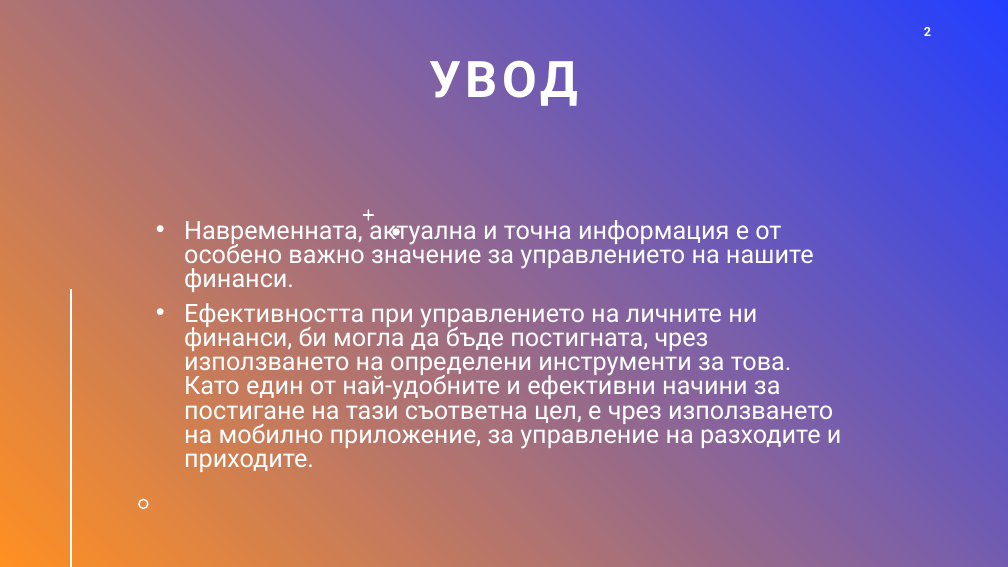
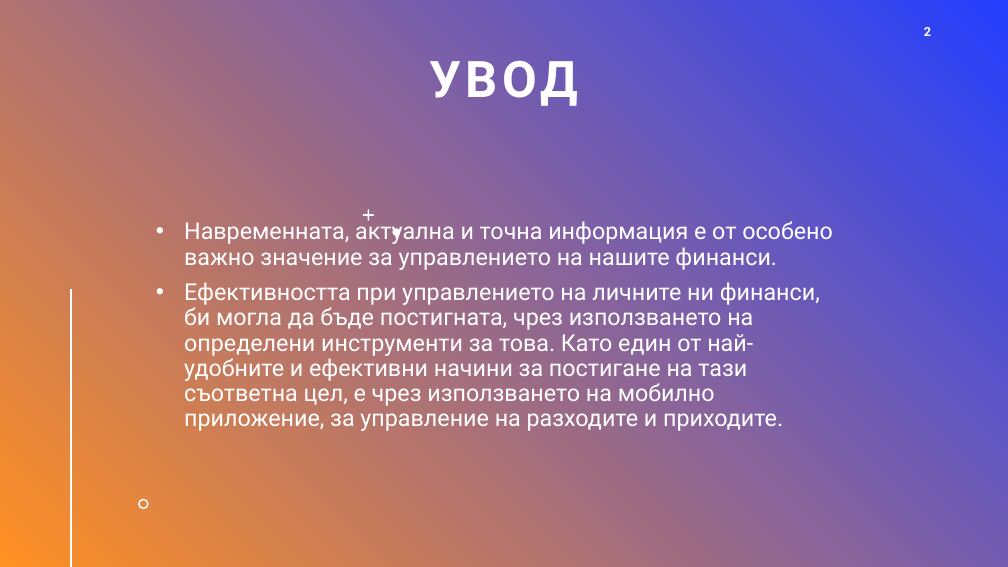
Before and after one commit to magopyan/Pocket-Finances, a slide deck: slide 2 of Documentation/Final Presentation/Presentation.pptx. Drawn at 1008x567 pixels with LibreOffice and Linux fonts; fonts in the diff are those of the drawing. Boxes give left, top, right and bottom in pixels: in the first picture for what was removed or moved away, otherwise in the second. Text is boxed around its words. In the diff, an @@ line names an element or a change of style, - is before the commit and + after.

```diff
--- a/Documentation/Final Presentation/Presentation.pptx
+++ b/Documentation/Final Presentation/Presentation.pptx
@@ text "Навременната, актуална и точна информация ..." at (184, 219, 833, 431): size 24 to 22.2 pt; line spacing 0.8 to 0.9 @@
```
Also in this commit, not shown: 3 other slides changed, 1 slide added, 3 other files.
